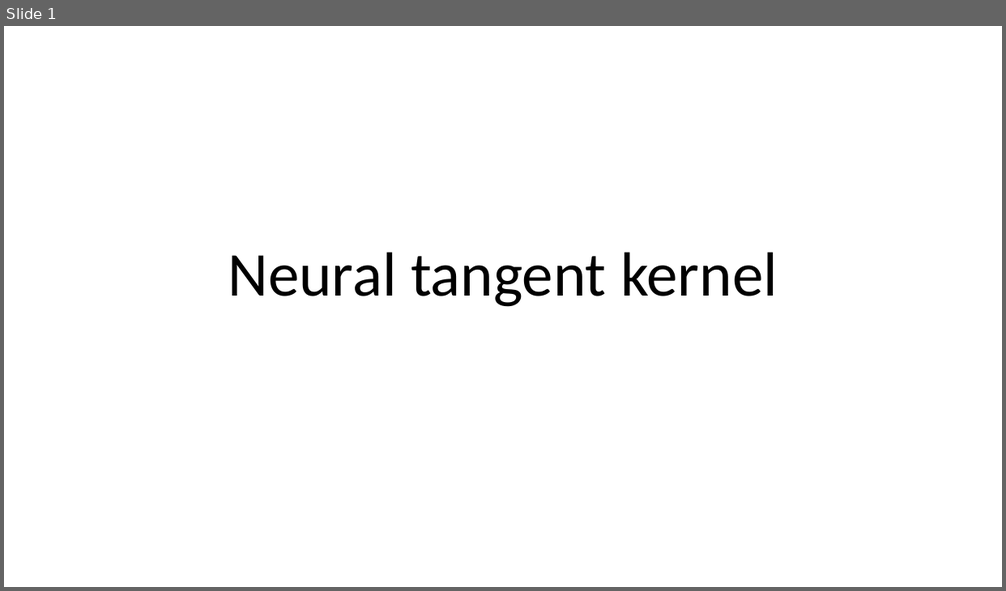
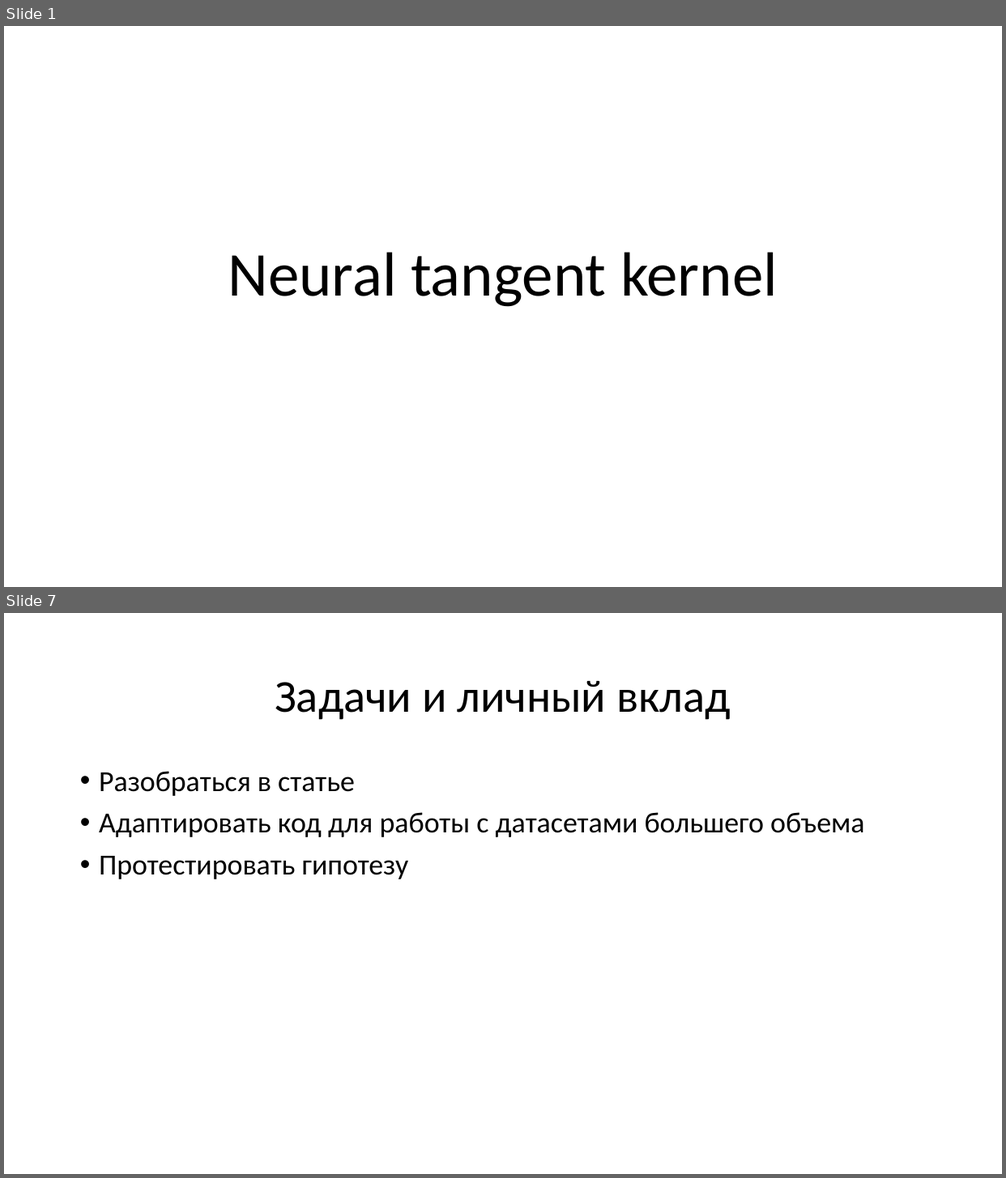
Before and after one commit to Nerkan78/NTK, a slide deck: presentation/Neural tangent kernel.pptx. Shown one above the other, each under a label of ours: slide 1 before the commit, slides 1 and 7 after it; the slides between them are not shown. The pictures are 1006x591 and 1006x1178 pixels, drawn with LibreOffice and Linux fonts; fonts in the diff are those of the drawing. Boxes give left, top, right and bottom in pixels: in the first picture for what was removed or moved away, otherwise in the second. Text is boxed around its words. In the diff, an @@ line names an element or a change of style, - is before the commit and + after.

```diff
--- a/presentation/Neural tangent kernel.pptx
+++ b/presentation/Neural tangent kernel.pptx
@@ slide 7 added at [4,613,1002,1174], background #FFFFFF @@
@@ title added at [275,681,731,720], 44 pt, text #000000 @@
+Задачи и личный вклад
@@ text added at [99,771,864,879], 28 pt, text #000000 @@
+• Разобраться в статье
+• Адаптировать код для работы с датасетами большего объема
+• Протестировать гипотезу
```
Also in this commit, not shown: 2 slides changed, 5 other slides added, 4 slides removed, 1 other file.
